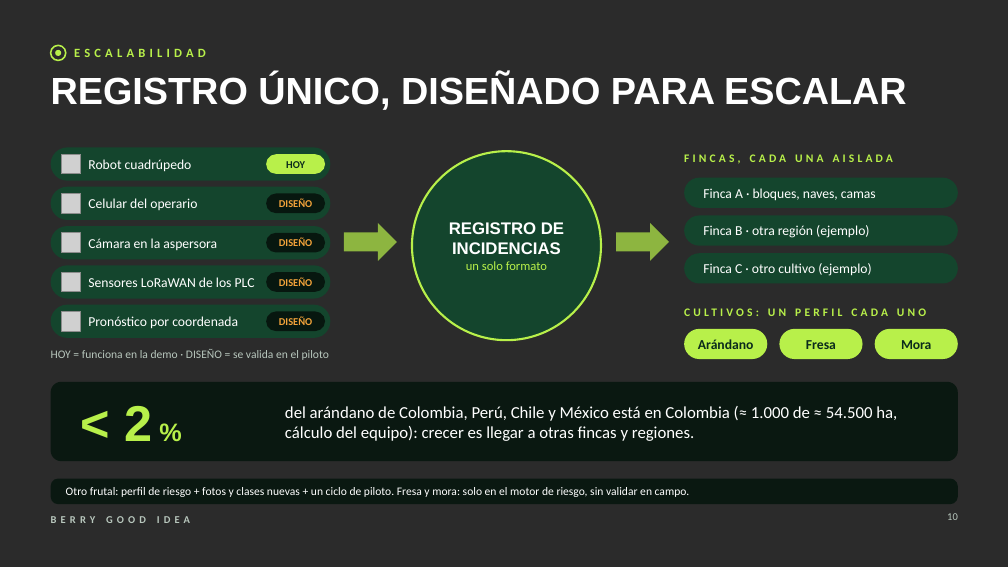
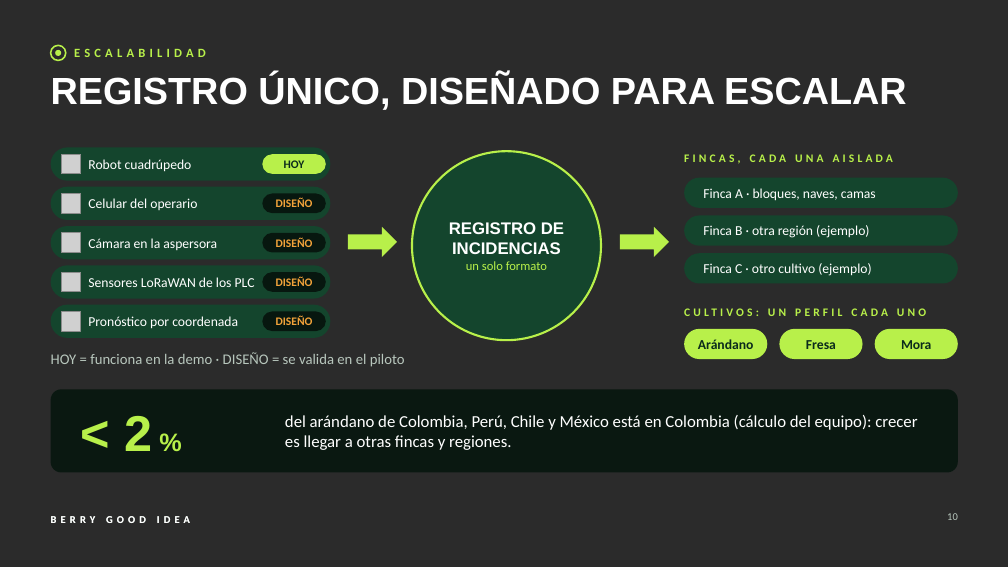
Before and after one commit to SantiagoSantafe/sabanahack2027, a slide deck: slide 10 of presentacion/BerryGoodIdea_pitch.pptx. Drawn at 1008x567 pixels with LibreOffice and Linux fonts; fonts in the diff are those of the drawing; grey boxes stand for pictures; background and template pictures are left out; a plain dark background stands for a picture behind light text. Boxes give left, top, right and bottom in pixels: in the first picture for what was removed or moved away, otherwise in the second. Text is boxed around its words. In the diff, an @@ line names an element or a change of style, - is before the commit and + after.

```diff
--- a/presentacion/BerryGoodIdea_pitch.pptx
+++ b/presentacion/BerryGoodIdea_pitch.pptx
@@ rounded rectangle "HOY": place and size @@
-rounded rectangle "HOY" at [266, 154, 325, 174]
+rounded rectangle "HOY" at [262, 154, 326, 174]
@@ rounded rectangle "DISEÑO": place and size @@
-rounded rectangle "DISEÑO" at [266, 194, 325, 213]
+rounded rectangle "DISEÑO" at [262, 194, 326, 213]
@@ rounded rectangle "DISEÑO": place and size @@
-rounded rectangle "DISEÑO" at [266, 233, 325, 253]
+rounded rectangle "DISEÑO" at [262, 233, 326, 253]
@@ right arrow: place and size @@
-right arrow at [344, 223, 397, 261]
+right arrow at [348, 227, 397, 257]
@@ right arrow at [348, 227, 397, 257]: fill #B8F04A at 70% opacity to #B8F04A @@
@@ right arrow at [620, 227, 669, 257]: fill #B8F04A at 70% opacity to #B8F04A @@
@@ right arrow: place and size @@
-right arrow at [616, 223, 669, 261]
+right arrow at [620, 227, 669, 257]
@@ rounded rectangle "DISEÑO": place and size @@
-rounded rectangle "DISEÑO" at [266, 272, 325, 292]
+rounded rectangle "DISEÑO" at [262, 272, 326, 292]
@@ size 10 to 11 pt in 5 elements at [262, 154, 326, 174], [262, 194, 326, 213], [262, 233, 326, 253], [262, 272, 326, 292], [262, 312, 326, 331] @@
@@ rounded rectangle "DISEÑO": place and size @@
-rounded rectangle "DISEÑO" at [266, 312, 325, 331]
+rounded rectangle "DISEÑO" at [262, 312, 326, 331]
@@ text "HOY = funciona en la ..." at [51, 352, 405, 367]: size 11 to 14 pt @@
@@ rounded rectangle: place and size @@
-rounded rectangle at [51, 382, 958, 461]
+rounded rectangle at [51, 389, 958, 473]
@@ rounded rectangle at [51, 389, 958, 473]: proportions changed @@
@@ text "< 2 %": place and size @@
-text "< 2 %" at [124, 406, 152, 441]
+text "< 2 %" at [124, 416, 152, 451]
@@ text at [285, 415, 917, 450]: text changed @@
-del arándano de Colombia, Perú, Chile y México está en Colombia (≈ 1.000 de ≈ 54.500 ha, cálculo del equipo): crecer es llegar a otras fincas y regiones.
+del arándano de Colombia, Perú, Chile y México está en Colombia (cálculo del equipo): crecer es llegar a otras fincas y regiones.
@@ rounded rectangle removed at [51, 479, 958, 504] @@
@@ text removed at [66, 487, 690, 497] @@
-Otro frutal: perfil de riesgo + fotos y clases nuevas + un ciclo de piloto. Fresa y mora: solo en el motor de riesgo, sin validar en campo.
@@ text added at [51, 510, 353, 529], 10 pt, text #FFFFFF, bold @@
+BERRY GOOD IDEA
```
Also in this commit, not shown: 8 other slides changed, 11 other files.
